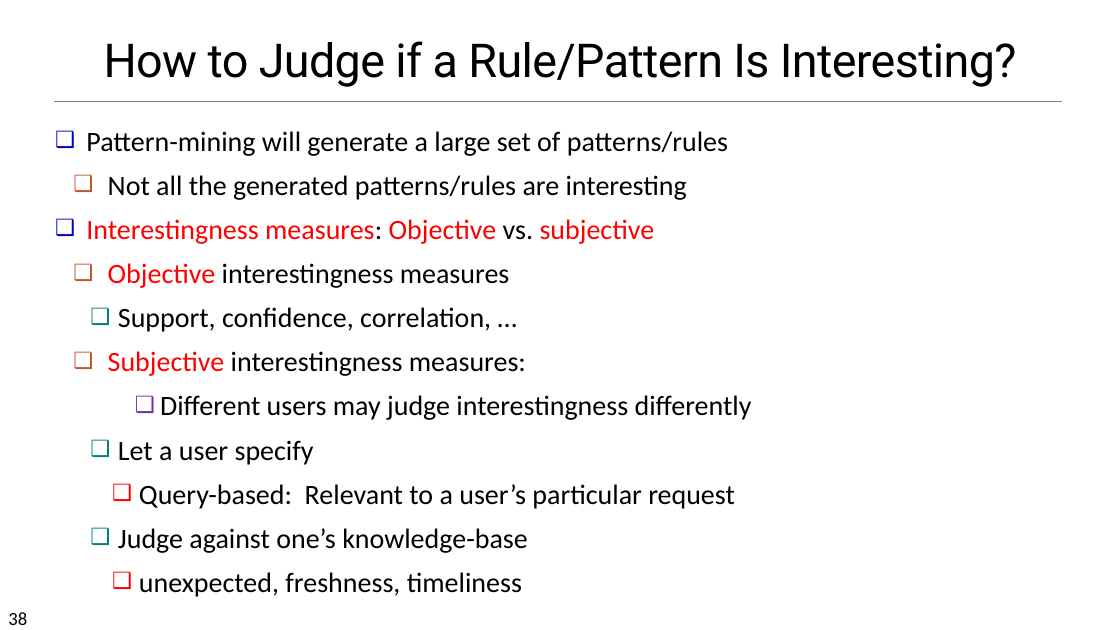
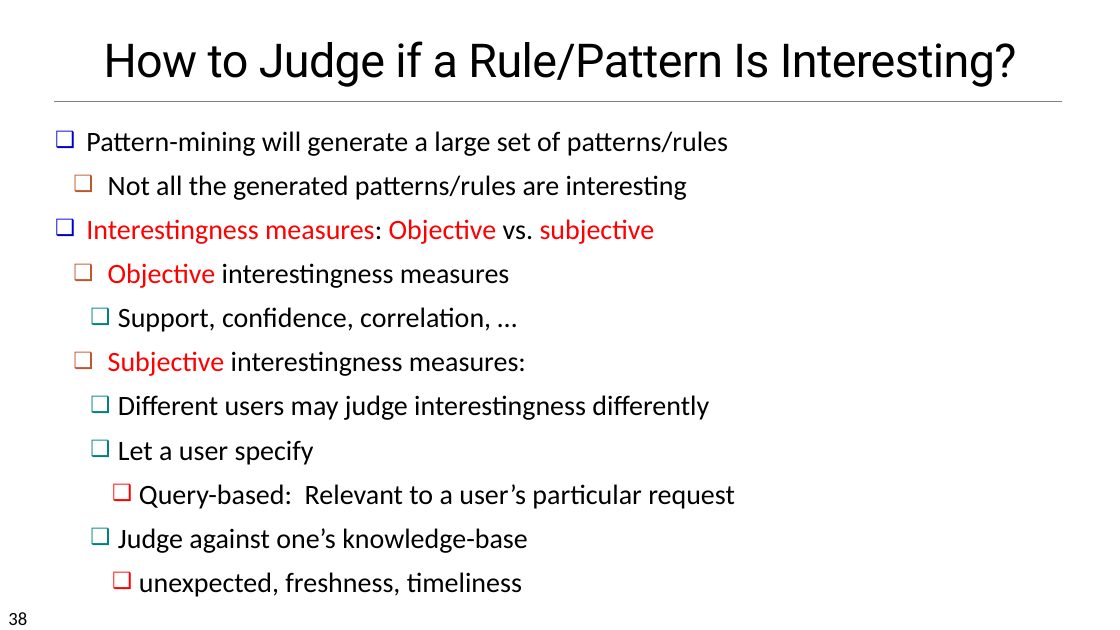
Before and after one commit to chriswjh/chriswjh.github.io, a slide deck: slide 38 of BDA_IFM/06FPBasic.pptx. Drawn at 1120x630 pixels with LibreOffice and Linux fonts; fonts in the diff are those of the drawing. Boxes give left, top, right and bottom in pixels: in the first picture for what was removed or moved away, otherwise in the second. Text is boxed around its words. In the diff, an @@ line names an element or a change of style, - is before the commit and + after.

```diff
--- a/BDA_IFM/06FPBasic.pptx
+++ b/BDA_IFM/06FPBasic.pptx
@@ text at (118, 395, 709, 420): list level 5 to 3 in "Different users may judge interestingness ..."; bullet colour #7030A0 to #008080 @@
```
Also in this commit, not shown: 6 other slides changed, 2 other files.
